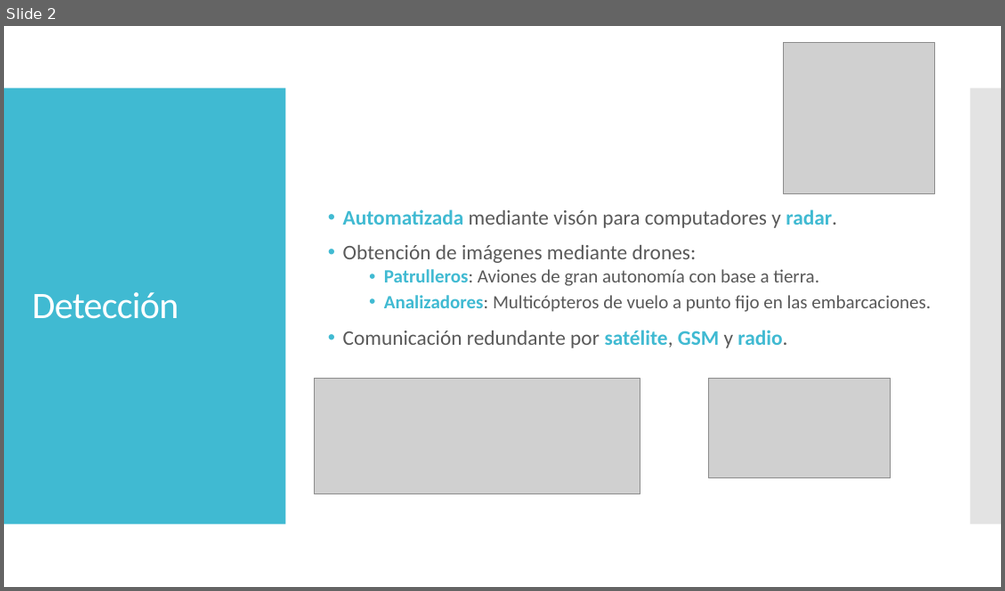
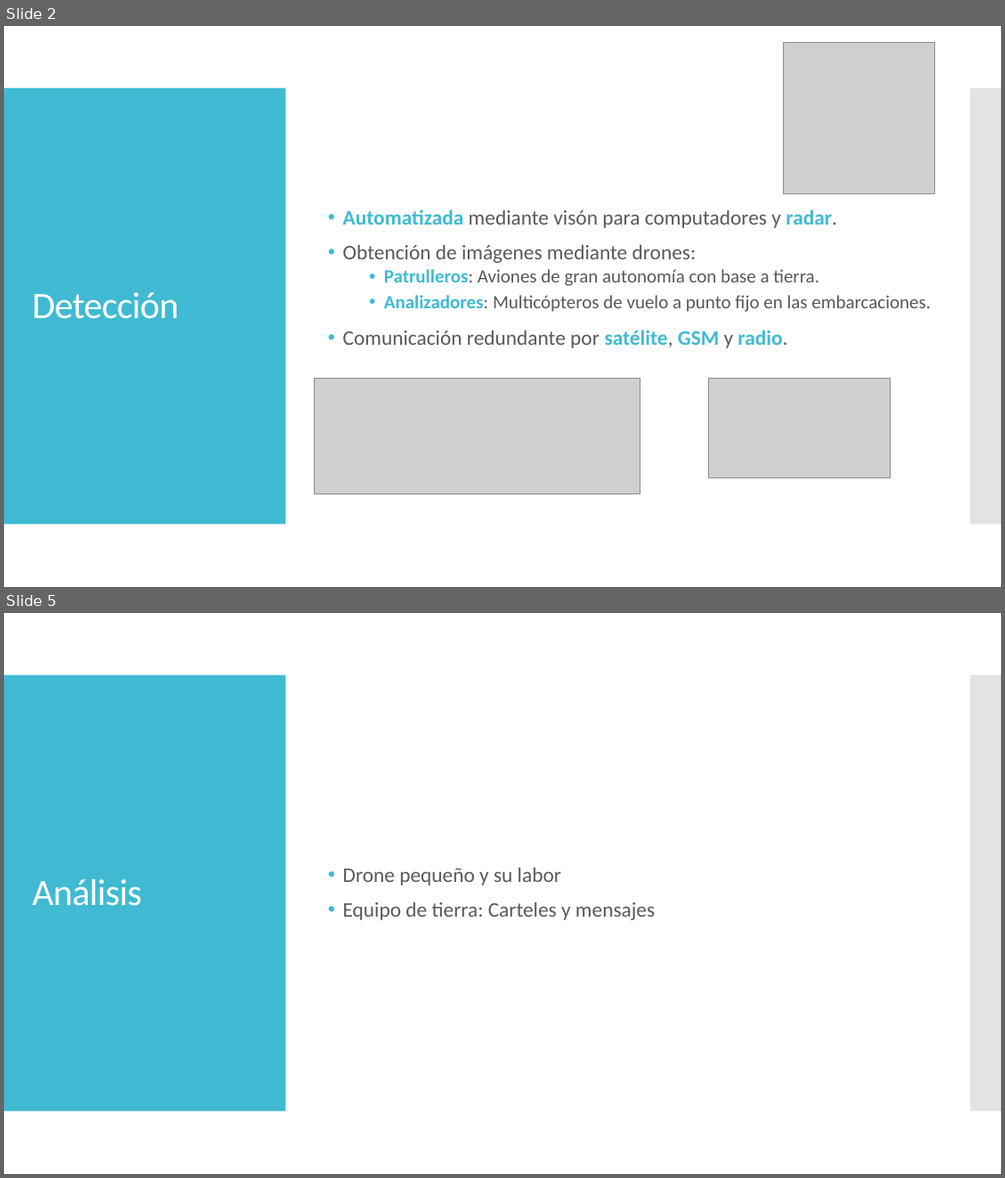
Before and after one commit to jaumecolom/hackeseiaat, a slide deck: PRESENTACION/Presentacion.pptx. Shown one above the other, each under a label of ours: slide 2 before the commit, slides 2 and 5 after it; the slides between them are not shown. The pictures are 1005x591 and 1005x1178 pixels, drawn with LibreOffice and Linux fonts; fonts in the diff are those of the drawing; grey boxes stand for pictures. Boxes give left, top, right and bottom in pixels: in the first picture for what was removed or moved away, otherwise in the second. Text is boxed around its words. In the diff, an @@ line names an element or a change of style, - is before the commit and + after.

```diff
--- a/PRESENTACION/Presentacion.pptx
+++ b/PRESENTACION/Presentacion.pptx
@@ slide 5 added at [4,613,1001,1174], background #FFFFFF; not listed: 2 template elements that a slide beside it also shows @@
@@ title added at [32,879,142,906], 36 pt, text #FFFFFF @@
+Análisis
@@ text added at [343,868,655,920], 20 pt, text #595959 @@
+• Drone pequeño y su labor
+• Equipo de tierra: Carteles y mensajes
```
Also in this commit, not shown: 1 slide changed, 5 other slides added, 4 slides removed.
